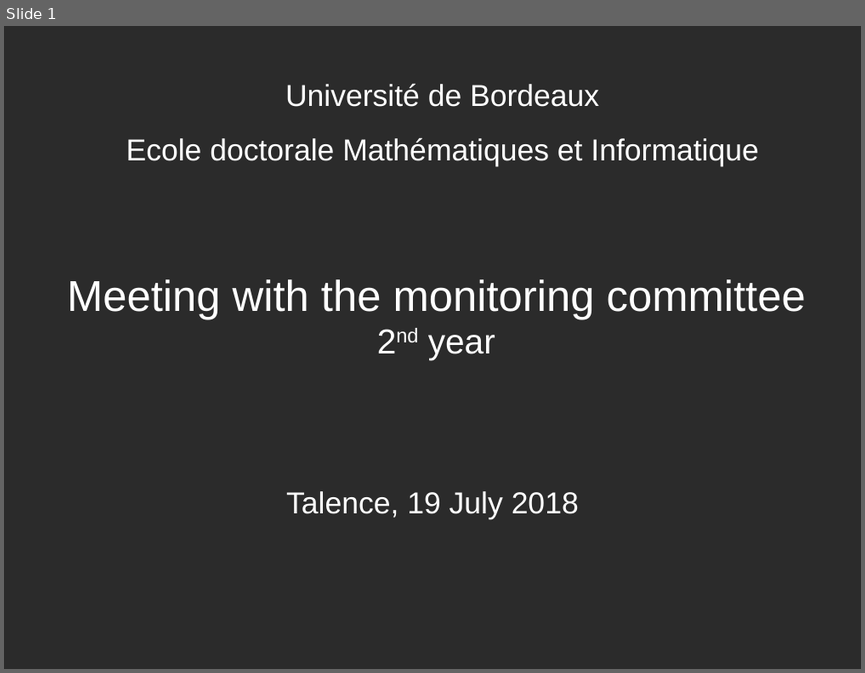
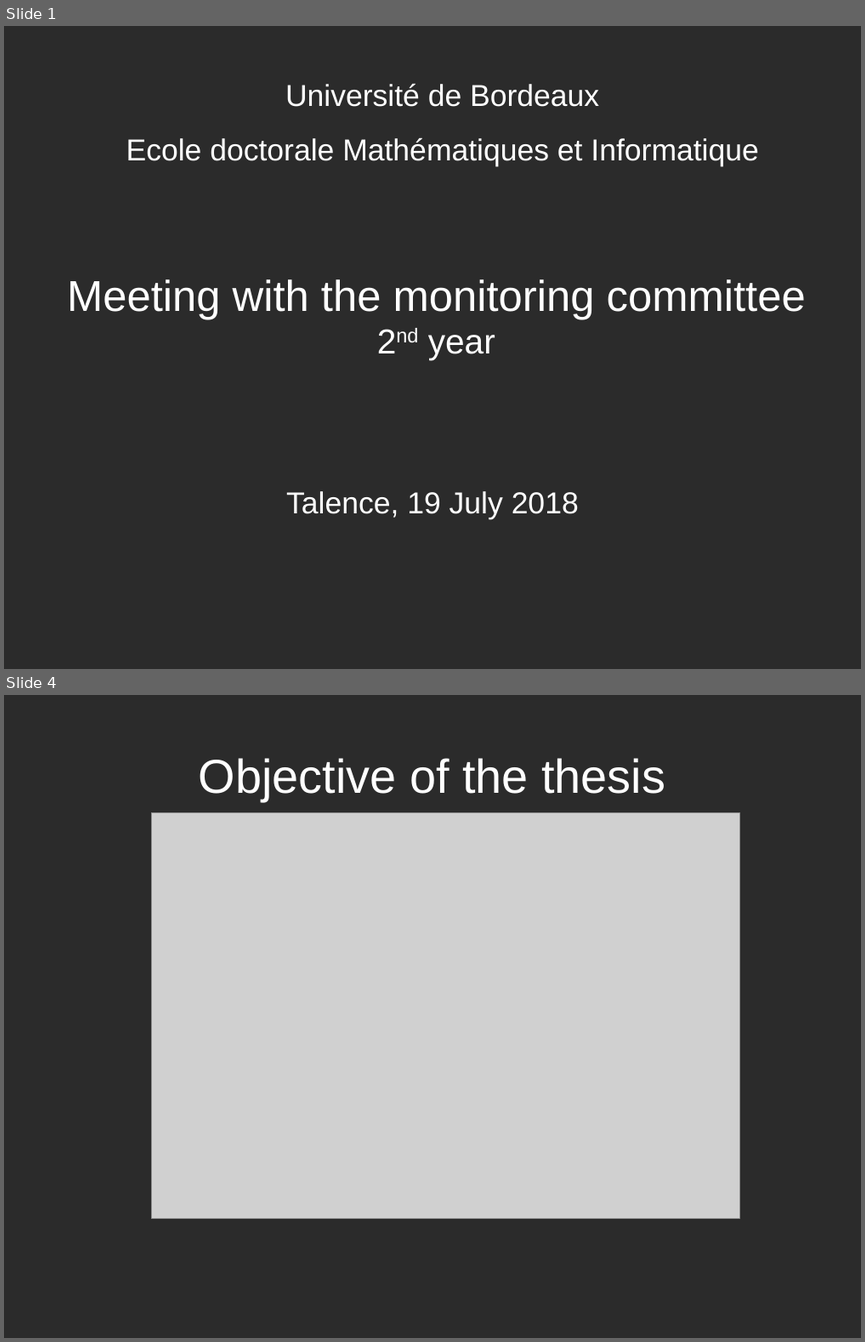
Before and after one commit to linhlevandlu/Presentation, a slide deck: EDMI/comite_suivi/2e anne/comite_suivi_2nd.odp. Shown one above the other, each under a label of ours: slide 1 before the commit, slides 1 and 4 after it; the slides between them are not shown. The pictures are 865x673 and 865x1342 pixels, drawn with LibreOffice and Linux fonts; fonts in the diff are those of the drawing; grey boxes stand for pictures; background and template pictures are left out; a plain dark background stands for a picture behind light text. Boxes give left, top, right and bottom in pixels: in the first picture for what was removed or moved away, otherwise in the second. Text is boxed around its words. In the diff, an @@ line names an element or a change of style, - is before the commit and + after.

```diff
--- a/EDMI/comite_suivi/2e anne/comite_suivi_2nd.odp
+++ b/EDMI/comite_suivi/2e anne/comite_suivi_2nd.odp
@@ slide 4 added at bbox=[4, 695, 861, 1338], background picture (left out) @@
@@ title added at bbox=[199, 758, 665, 801], 44 pt, text #FFFFFF @@
+Objective of the thesis
@@ picture added at bbox=[152, 812, 739, 1219] @@
```
Also in this commit, not shown: 17 other slides added, 3 slides removed, 14 other files.
